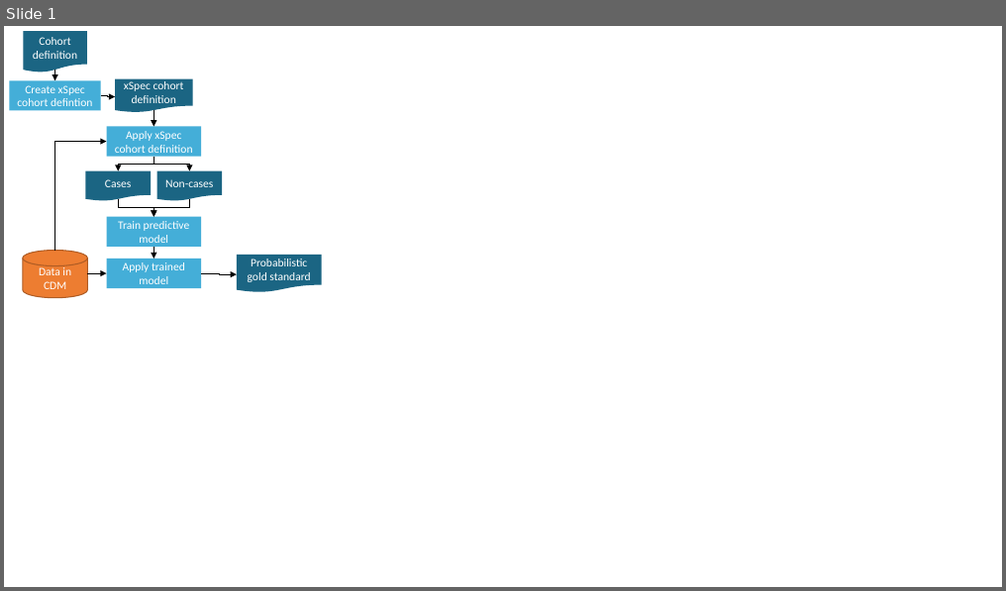
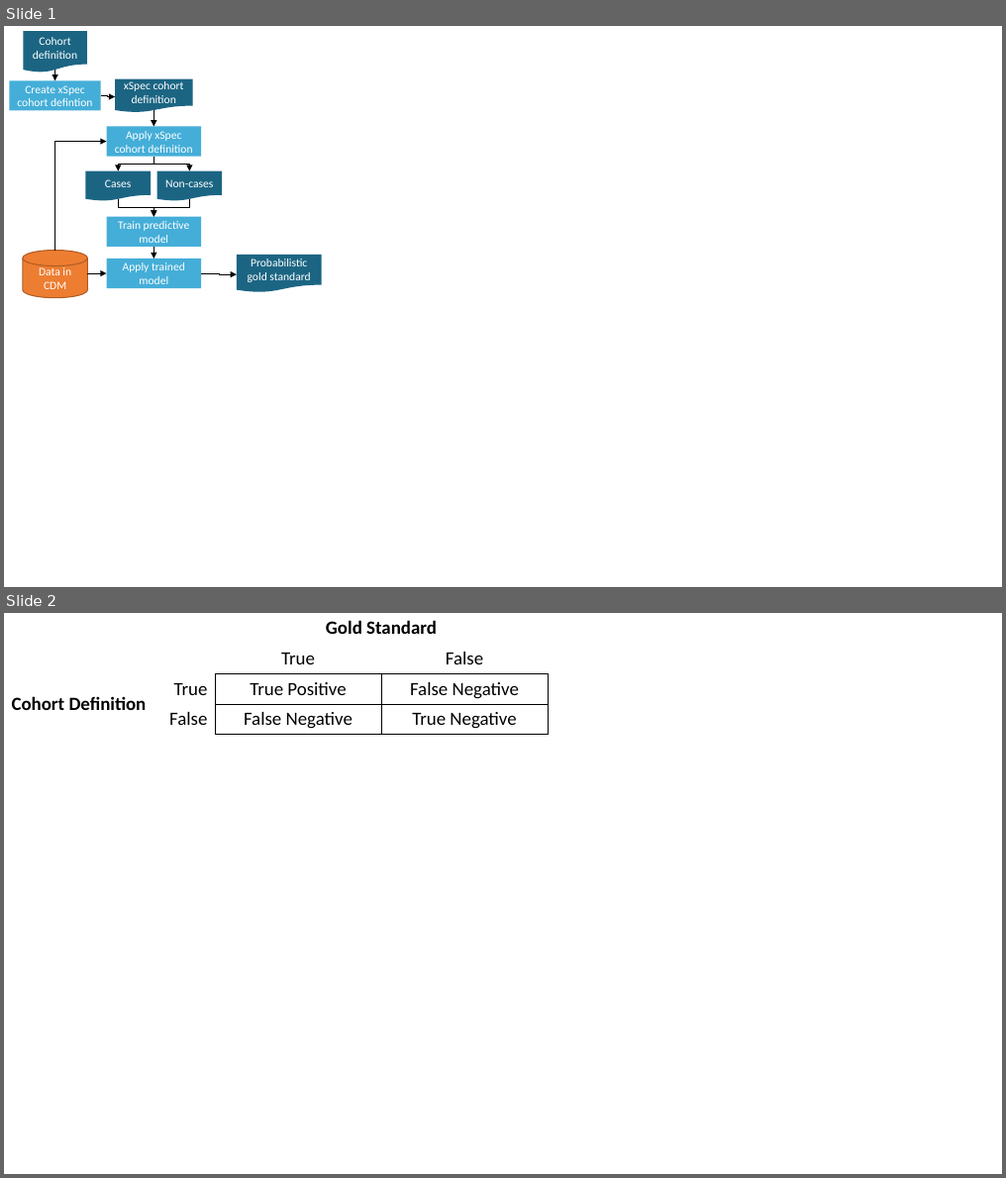
Before and after one commit to OHDSI/TheBookOfOhdsi, a slide deck: extras/FiguresClinicalValidity.pptx. Shown one above the other, each under a label of ours: slide 1 before the commit, slides 1 and 2 after it. The pictures are 1006x591 and 1006x1178 pixels, drawn with LibreOffice and Linux fonts; fonts in the diff are those of the drawing. Boxes give left, top, right and bottom in pixels: in the first picture for what was removed or moved away, otherwise in the second. Text is boxed around its words. In the diff, an @@ line names an element or a change of style, - is before the commit and + after.

```diff
--- a/extras/FiguresClinicalValidity.pptx
+++ b/extras/FiguresClinicalValidity.pptx
@@ slide 2 added at bbox=[4, 613, 1002, 1174], background #FFFFFF @@
@@ table added at bbox=[4, 613, 547, 735], 4 rows, 4 columns @@
+ |  | Gold Standard | 
+ |  | True | False
+Cohort Definition | True | True Positive | False Negative
+ | False | False Negative | True Negative
```
Also in this commit, not shown: 6 other files.
